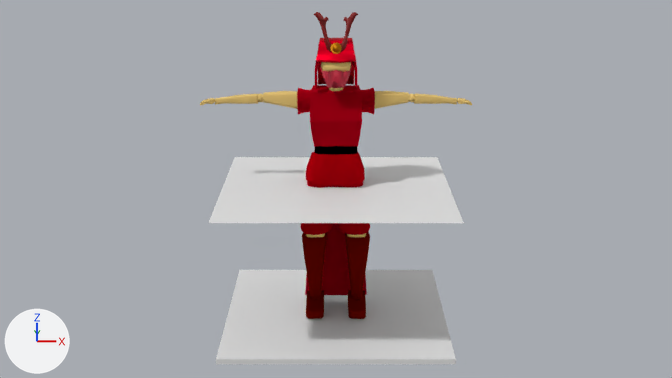
An edit to the Blender file samurai.blend, drawn before and after from the same camera.
Camera for both pictures: the file's camera 'Camera'. Every picture has the same lights, and +X, +Y and +Z are marked at lower left.

Objects in the first picture: 'Bottom Armour', 'Head.001', 'Left Arm', 'Left Foot.001', 'Left Thigh.001', 'Left Upper Arm', 'Plane.002', 'Plane.003'.
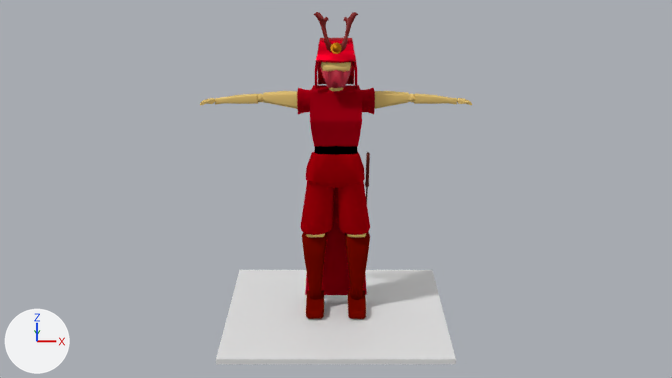
Where the change shows, as pixel boxes [x1, y1, x2, y2] in the pictures (672 x 378 px):
'Plane.003', reshaped, moved, turned, rescaled
    before: [208, 157, 464, 223]
    after: [365, 152, 370, 202]
part 1 of me_plane_003, added
    after: [365, 152, 370, 187]
part 2 of me_plane_003, recoloured
    before: [208, 157, 464, 223]

The change, as a diff of the scene's bpy script:
```diff
--- a/samurai.blend.py
+++ b/samurai.blend.py
@@ mat_material_010 @@
+mat_material_010 = principled_material('Material.010')
+mat_material_010.base_color = (0.115, 0.00746, 0.0)  # brown #5f1500
+mat_material_010.roughness = 1.0
@@ mat_material_008 @@
+mat_material_008 = principled_material('Material.008')
+mat_material_008.base_color = (0.087, 0.0908, 0.0786)  # dark grey #53554f
+mat_material_008.metallic = 0.507
+mat_material_008.roughness = 0.0
+mat_material_008.specular_ior_level = 1.0
@@ me_plane_003 @@
 # used by ob_plane_003; location = (0.0, 0.0, 0.0)
-me_plane_003.from_pydata(...)  # 4 vertices, 1 face; spans x -1.0..1.0, y -1.0..1.0, z 0.0
+me_plane_003.from_pydata(...)  # 136 vertices, 104 faces; spans x -2.88..2.98, y -1.65..1.0, z -0.02..0.01
+# me_plane_003 part 1: a new loose piece of 128 vertices spanning x -2.88..2.98, y -1.65..-0.98, z -0.02..0.01, in mat_material_010 (brown #5f1500)
+# me_plane_003 part 2: 1 face spanning x -1.0..1.0, y -1.0..1.0, z 0.0 switches from no material to mat_material_008 (dark grey #53554f)
+# me_plane_003 part 3: the surface is now shaded smooth
+me_plane_003.materials.append(mat_material_008)  # dark grey #53554f
+me_plane_003.materials.append(mat_material_010)  # brown #5f1500
@@ ob_plane_003 @@
 ob_plane_003 = bpy.data.objects.new('Plane.003', me_plane_003)
-ob_plane_003.location = (0.0, 0.0, 0.0)
+ob_plane_003.location = (0.288, 0.518, -0.531)
+ob_plane_003.rotation_euler = (1.571, -3.712, 1.571)  # degrees (90, -213, 90)
+ob_plane_003.scale = (-0.0128, 0.597, 1.29)
```
